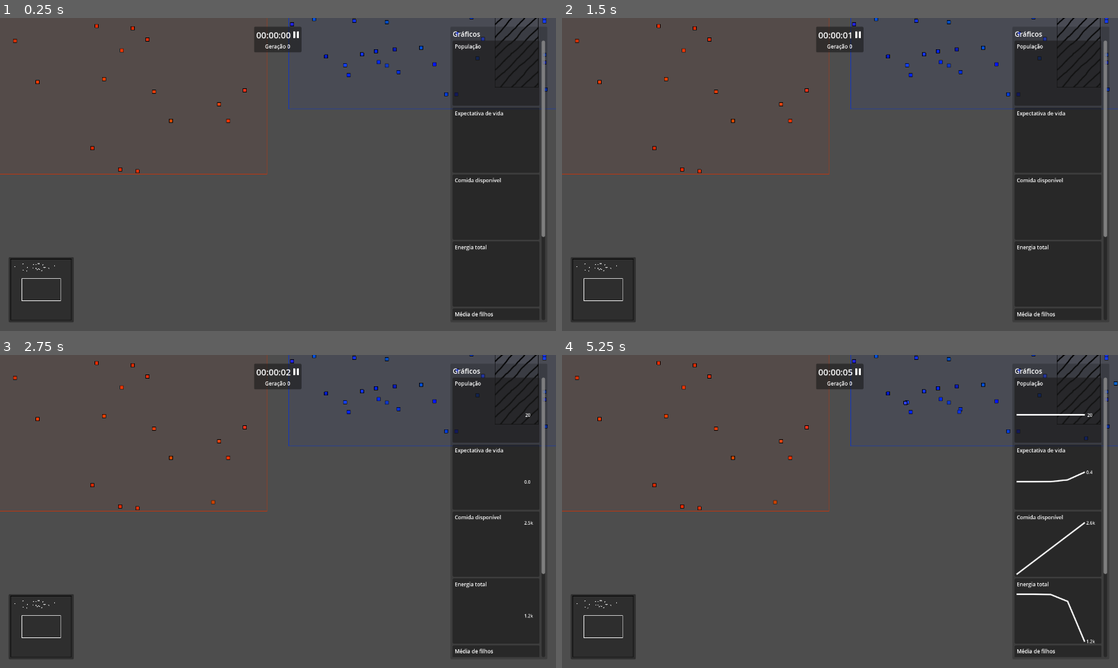
Above: before the commit, frames 1-4 (two rows, left to right).
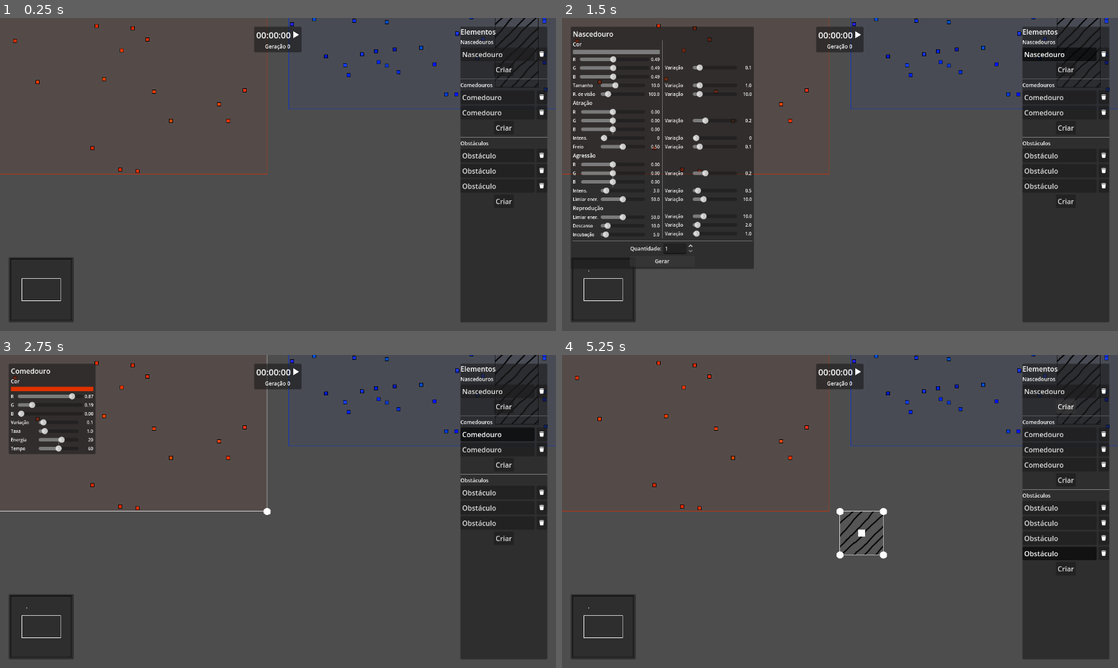
Above: after the commit, the same moments.

Repository: rodrigo-borges/attract-repel
Game: Godot game, scene res://world/world.tscn
Same seed, same stepped clock (60 frames per second), same inputs: the game is played once before the commit and once after it. The project has no main scene, so this scene is started directly.
Inputs (mouse positions are in pixels of both pictures, inside the frame that each line leads up to):
- Up to frame 1 (0.25 s): no input
- Up to frame 2 (1.5 s): click (1056, 55) at 0.5 s, where only the run after the commit has a clickable "Nascedouro"; click (662, 262) at 1.25 s, where only the run after the commit has a clickable "Gerar"
- Up to frame 3 (2.75 s): click (494, 433) at 2 s, where only the run after the commit has a clickable "Comedouro"
- Up to frame 4 (5.25 s): click (1067, 464) at 2.75 s, where only the run after the commit has a clickable "Criar"; click (1056, 508) at 3.5 s, where only the run after the commit has a clickable "Obstáculo"; click (1067, 552) at 4.25 s, where only the run after the commit has a clickable "Criar"; click (1067, 405) at 5 s, where only the run after the commit has a clickable "Criar"

The runs differ from the first frame. In frame 1, 2.9% of the frame differs, in the area x 2-99%, y 3-97%; in frame 2, 27%, in the area x 1-99%, y 2-97%; in frame 3, 7.5%; in frame 4, 3.9%.

Commit message:
Permite alterar configurações de nascedouros

Diff:
--- a/creature_card/creature_card.tscn
+++ b/creature_card/creature_card.tscn
@@ -78,7 +78,7 @@
 
 [node name="Color" parent="MarginContainer/VBoxContainer/Genetics" instance=ExtResource("1_yku8q")]
 layout_mode = 2
-editable = null
+title = "Cor"
 
 [node name="SizeRadius" parent="MarginContainer/VBoxContainer/Genetics" instance=ExtResource("4_khe27")]
 layout_mode = 2
@@ -137,6 +137,14 @@
 title_min_width = 60.0
 value_min_width = 30.0
 
+[node name="Brake" parent="MarginContainer/VBoxContainer/Genetics" instance=ExtResource("4_khe27")]
+layout_mode = 2
+title = "Freio"
+value = 0.5
+min_value = 0.0
+title_min_width = 60.0
+value_min_width = 30.0
+
 [node name="Aggression" parent="MarginContainer/VBoxContainer/Genetics" instance=ExtResource("2_n27h6")]
 layout_mode = 2
 title = "Agressão"
@@ -158,14 +166,6 @@
 title = "Limiar ener."
 min_value = 0.0
 max_value = 100.0
-title_min_width = 60.0
-value_min_width = 30.0
-
-[node name="Brake" parent="MarginContainer/VBoxContainer/Genetics" instance=ExtResource("4_khe27")]
-layout_mode = 2
-title = "Freio"
-value = 0.5
-min_value = 0.0
 title_min_width = 60.0
 value_min_width = 30.0
 
--- a/creature_card/value_ui.tscn
+++ b/creature_card/value_ui.tscn
@@ -17,6 +17,7 @@
 [node name="Slider" type="HSlider" parent="."]
 layout_mode = 2
 size_flags_horizontal = 3
+size_flags_vertical = 4
 focus_mode = 0
 min_value = -1.0
 max_value = 1.0
--- a/creature_card/vector3_ui.gd
+++ b/creature_card/vector3_ui.gd
@@ -1,6 +1,8 @@
 @tool
 extends Control
 class_name Vector3UI
+
+signal value_changed()
 
 @export var vec:Vector3:
 	set(value): vec = value; update_sliders()
@@ -22,6 +24,8 @@
 	set(value): min_value = value; update()
 @export var max_value:float = 1.:
 	set(value): max_value = value; update()
+@export var editable:bool = false:
+	set(value): editable = value; update()
 @onready var title_label:Label = find_child("VectorName")
 @onready var x:ValueUI = find_child("VectorX")
 @onready var y:ValueUI = find_child("VectorY")
@@ -29,6 +33,10 @@
 
 
 func _ready() -> void:
+	x.value_changed.connect(_on_value_changed)
+	y.value_changed.connect(_on_value_changed)
+	z.value_changed.connect(_on_value_changed)
+	update_sliders()
 	update()
 
 func update_sliders() -> void:
@@ -52,3 +60,8 @@
 	ui.min_value = min_value
 	ui.max_value = max_value
 	ui.central_tick = central_tick
+	ui.editable = editable
+
+func _on_value_changed() -> void:
+	vec = Vector3(x.value, y.value, z.value)
+	value_changed.emit()
--- a/creature_spawner/creature_spawner.gd
+++ b/creature_spawner/creature_spawner.gd
@@ -8,7 +8,6 @@
 
 func _ready() -> void:
 	set_z_index(-2)
-	spawn_creatures()
 
 func _draw() -> void:
 	draw_rect(data.area, data.color_mean*Color(1.,1.,1.,.05))
@@ -17,10 +16,6 @@
 func update() -> void:
 	if data != null:
 		queue_redraw()
-
-func spawn_creatures() -> void:
-	for _i in data.amount:
-		spawn()
 
 func spawn() -> void:
 	var color:Color = data.color_mean + Color(randfn(0., data.color_std), randfn(0., data.color_std), randfn(0., data.color_std))
--- /dev/null
+++ b/creature_spawner/creature_spawner_card.gd
@@ -0,0 +1,118 @@
+@tool
+extends Control
+class_name CreatureSpawnerCard
+
+signal value_changed()
+signal spawn_pressed(amount:int)
+
+@export var data:CreatureSpawnerData
+
+@onready var color_mean:ColorUI = find_child("Color")
+@onready var color_std:ValueUI = find_child("ColorSTD")
+@onready var size_radius_mean:ValueUI = find_child("SizeRadius")
+@onready var size_radius_std:ValueUI = find_child("SizeRadiusSTD")
+@onready var sense_radius_mean:ValueUI = find_child("SenseRadius")
+@onready var sense_radius_std:ValueUI = find_child("SenseRadiusSTD")
+@onready var attraction_mean:Vector3UI = find_child("Attraction")
+@onready var attraction_std:ValueUI = find_child("AttractionSTD")
+@onready var aggression_mean:Vector3UI = find_child("Aggression")
+@onready var aggression_std:ValueUI = find_child("AggrSTD")
+@onready var aggression_intensity_mean:ValueUI = find_child("AggrIntensity")
+@onready var aggression_intensity_std:ValueUI = find_child("AggrIntensitySTD")
+@onready var aggression_energy_threshold_mean:ValueUI = find_child("AggrThresh")
+@onready var aggression_energy_threshold_std:ValueUI = find_child("AggrThreshSTD")
+@onready var reproduction_energy_threshold_mean:ValueUI = find_child("ReprThresh")
+@onready var reproduction_energy_threshold_std:ValueUI = find_child("ReprThreshSTD")
+@onready var reproduction_cooldown_mean:ValueUI = find_child("ReprCooldown")
+@onready var reproduction_cooldown_std:ValueUI = find_child("ReprCooldownSTD")
+@onready var brake_mean:ValueUI = find_child("Brake")
+@onready var brake_std:ValueUI = find_child("BrakeSTD")
+@onready var incubation_time_mean:ValueUI = find_child("IncubationTime")
+@onready var incubation_time_std:ValueUI = find_child("IncubationTimeSTD")
+
+@onready var spawn_amount:Range = find_child("SpawnAmount")
+@onready var spawn_bt:Button = find_child("SpawnBt")
+
+
+func _ready() -> void:
+	color_mean.value_changed.connect(_on_value_changed)
+	color_std.value_changed.connect(_on_value_changed)
+	size_radius_mean.value_changed.connect(_on_value_changed)
+	size_radius_std.value_changed.connect(_on_value_changed)
+	sense_radius_mean.value_changed.connect(_on_value_changed)
+	sense_radius_std.value_changed.connect(_on_value_changed)
+	attraction_mean.value_changed.connect(_on_value_changed)
+	attraction_std.value_changed.connect(_on_value_changed)
+	aggression_mean.value_changed.connect(_on_value_changed)
+	aggression_std.value_changed.connect(_on_value_changed)
+	aggression_intensity_mean.value_changed.connect(_on_value_changed)
+	aggression_intensity_std.value_changed.connect(_on_value_changed)
+	aggression_energy_threshold_mean.value_changed.connect(_on_value_changed)
+	aggression_energy_threshold_std.value_changed.connect(_on_value_changed)
+	reproduction_energy_threshold_mean.value_changed.connect(_on_value_changed)
+	reproduction_energy_threshold_std.value_changed.connect(_on_value_changed)
+	reproduction_cooldown_mean.value_changed.connect(_on_value_changed)
+	reproduction_cooldown_std.value_changed.connect(_on_value_changed)
+	brake_mean.value_changed.connect(_on_value_changed)
+	brake_std.value_changed.connect(_on_value_changed)
+	incubation_time_mean.value_changed.connect(_on_value_changed)
+	incubation_time_std.value_changed.connect(_on_value_changed)
+	spawn_bt.pressed.connect(func(): spawn_pressed.emit(int(spawn_amount.value)))
+
+func set_data(new:CreatureSpawnerData) -> void:
+	data = new
+	update()
+
+func update() -> void:
+	if data != null:
+		color_mean.color = data.color_mean
+		color_std.value = data.color_std
+		size_radius_mean.value = data.size_radius_mean
+		size_radius_std.value = data.size_radius_std
+		sense_radius_mean.value = data.sense_radius_mean
+		sense_radius_std.value = data.sense_radius_std
+		attraction_mean.vec = data.attraction_mean
+		attraction_std.value = data.attraction_std
+		aggression_mean.vec = data.aggression_mean
+		aggression_std.value = data.aggression_std
+		aggression_intensity_mean.value = data.aggression_intensity_mean
+		aggression_intensity_std.value = data.aggression_intensity_std
+		aggression_energy_threshold_mean.value = data.aggression_energy_threshold_mean
+		aggression_energy_threshold_std.value = data.aggression_energy_threshold_std
+		reproduction_energy_threshold_mean.value = data.reproduction_energy_threshold_mean
+		reproduction_energy_threshold_std.value = data.reproduction_energy_threshold_std
+		reproduction_cooldown_mean.value = data.reproduction_cooldown_mean
+		reproduction_cooldown_std.value = data.reproduction_cooldown_std
+		brake_mean.value = data.brake_mean
+		brake_std.value = data.brake_std
+		incubation_time_mean.value = data.incubation_time_mean
+		incubation_time_std.value = data.incubation_time_std
+
+func update_data() -> void:
+	if data != null:
+		data.color_mean = color_mean.color
+		data.color_std = color_std.value
+		data.size_radius_mean = size_radius_mean.value
+		data.size_radius_std = size_radius_std.value
+		data.sense_radius_mean = sense_radius_mean.value
+		data.sense_radius_std = sense_radius_std.value
+		data.attraction_mean = attraction_mean.vec
+		data.attraction_std = attraction_std.value
+		data.aggression_mean = aggression_mean.vec
+		data.aggression_std = aggression_std.value
+		data.aggression_intensity_mean = aggression_intensity_mean.value
+		data.aggression_intensity_std = aggression_intensity_std.value
+		data.aggression_energy_threshold_mean = aggression_energy_threshold_mean.value
+		data.aggression_energy_threshold_std = aggression_energy_threshold_std.value
+		data.reproduction_energy_threshold_mean = reproduction_energy_threshold_mean.value
+		data.reproduction_energy_threshold_std = reproduction_energy_threshold_std.value
+		data.reproduction_cooldown_mean = reproduction_cooldown_mean.value
+		data.reproduction_cooldown_std = reproduction_cooldown_std.value
+		data.brake_mean = brake_mean.value
+		data.brake_std = brake_std.value
+		data.incubation_time_mean = incubation_time_mean.value
+		data.incubation_time_std = incubation_time_std.value
+
+func _on_value_changed() -> void:
+	update_data()
+	value_changed.emit()
--- /dev/null
+++ b/creature_spawner/creature_spawner_card.tscn
@@ -0,0 +1,328 @@
+[gd_scene load_steps=7 format=3 uid="uid://c238lbc20111h"]
+
+[ext_resource type="PackedScene" uid="uid://bdhcqi3n33rlo" path="res://creature_card/color_ui.tscn" id="1_icb6f"]
+[ext_resource type="Script" uid="uid://o60cslwx276p" path="res://creature_spawner/creature_spawner_card.gd" id="1_jl306"]
+[ext_resource type="PackedScene" uid="uid://d2gua8cqell5g" path="res://creature_card/value_ui.tscn" id="2_jl306"]
+[ext_resource type="PackedScene" uid="uid://tfnus5sdeeeb" path="res://creature_card/vector3_ui.tscn" id="3_11h2l"]
+[ext_resource type="LabelSettings" uid="uid://bse0aa8ieynyj" path="res://world/hud/category_label_setting.tres" id="4_76xvv"]
+
+[sub_resource type="Theme" id="Theme_icb6f"]
+default_font_size = 12
+
+[node name="CreatureSpawnerCard" type="PanelContainer"]
+offset_right = 40.0
+offset_bottom = 40.0
+script = ExtResource("1_jl306")
+
+[node name="MarginContainer" type="MarginContainer" parent="."]
+layout_mode = 2
+theme_override_constants/margin_left = 5
+theme_override_constants/margin_top = 5
+theme_override_constants/margin_right = 5
+theme_override_constants/margin_bottom = 5
+
+[node name="VBoxContainer" type="VBoxContainer" parent="MarginContainer"]
+layout_mode = 2
+
+[node name="Label" type="Label" parent="MarginContainer/VBoxContainer"]
+layout_mode = 2
+text = "Nascedouro"
+
+[node name="HBoxContainer" type="HBoxContainer" parent="MarginContainer/VBoxContainer"]
+layout_mode = 2
+
+[node name="VBoxContainer" type="VBoxContainer" parent="MarginContainer/VBoxContainer/HBoxContainer"]
+custom_minimum_size = Vector2(200, 0)
+layout_mode = 2
+
+[node name="Color" parent="MarginContainer/VBoxContainer/HBoxContainer/VBoxContainer" instance=ExtResource("1_icb6f")]
+layout_mode = 2
+title = "Cor"
+editable = true
+
+[node name="SizeRadius" parent="MarginContainer/VBoxContainer/HBoxContainer/VBoxContainer" instance=ExtResource("2_jl306")]
+layout_mode = 2
+title = "Tamanho"
+format_string = "%.1f"
+value = 1.0
+min_value = 1.0
+max_value = 30.0
+editable = true
+title_min_width = 60.0
+value_min_width = 30.0
+
+[node name="SenseRadius" parent="MarginContainer/VBoxContainer/HBoxContainer/VBoxContainer" instance=ExtResource("2_jl306")]
+layout_mode = 2
+title = "R. de visão"
+format_string = "%.1f"
+value = 100.0
+min_value = 50.0
+max_value = 500.0
+editable = true
+title_min_width = 60.0
+value_min_width = 30.0
+
+[node name="Attraction" parent="MarginContainer/VBoxContainer/HBoxContainer/VBoxContainer" instance=ExtResource("3_11h2l")]
+layout_mode = 2
+title = "Atração"
+x_title = "R"
+y_title = "G"
+z_title = "B"
+editable = true
+
+[node name="Intensity" parent="MarginContainer/VBoxContainer/HBoxContainer/VBoxContainer" instance=ExtResource("2_jl306")]
+layout_mode = 2
+title = "Intens."
+value = 1.0
+min_value = 1.0
+max_value = 30.0
+editable = true
+title_min_width = 60.0
+value_min_width = 30.0
+
+[node name="Brake" parent="MarginContainer/VBoxContainer/HBoxContainer/VBoxContainer" instance=ExtResource("2_jl306")]
+layout_mode = 2
+title = "Freio"
+value = 0.5
+min_value = 0.0
+editable = true
+title_min_width = 60.0
+value_min_width = 30.0
+
+[node name="Aggression" parent="MarginContainer/VBoxContainer/HBoxContainer/VBoxContainer" instance=ExtResource("3_11h2l")]
+layout_mode = 2
+title = "Agressão"
+x_title = "R"
+y_title = "G"
+z_title = "B"
+editable = true
+
+[node name="AggrIntensity" parent="MarginContainer/VBoxContainer/HBoxContainer/VBoxContainer" instance=ExtResource("2_jl306")]
+layout_mode = 2
+title = "Intens."
+format_string = "%.1f"
+value = 1.0
+min_value = 1.0
+max_value = 30.0
+editable = true
+title_min_width = 60.0
+value_min_width = 30.0
+
+[node name="AggrThresh" parent="MarginContainer/VBoxContainer/HBoxContainer/VBoxContainer" instance=ExtResource("2_jl306")]
+layout_mode = 2
+title = "Limiar ener."
+format_string = "%.1f"
+min_value = 0.0
+max_value = 100.0
+editable = true
+title_min_width = 60.0
+value_min_width = 30.0
+
+[node name="Label" type="Label" parent="MarginContainer/VBoxContainer/HBoxContainer/VBoxContainer"]
+layout_mode = 2
+text = "Reprodução"
+label_settings = ExtResource("4_76xvv")
+
+[node name="ReprThresh" parent="MarginContainer/VBoxContainer/HBoxContainer/VBoxContainer" instance=ExtResource("2_jl306")]
+layout_mode = 2
+title = "Limiar ener."
+format_string = "%.1f"
+min_value = 0.0
+max_value = 100.0
+editable = true
+title_min_width = 60.0
+value_min_width = 30.0
+
+[node name="ReprCooldown" parent="MarginContainer/VBoxContainer/HBoxContainer/VBoxContainer" instance=ExtResource("2_jl306")]
+layout_mode = 2
+title = "Descanso"
+format_string = "%.1f"
+value = 10.0
+min_value = 0.0
+max_value = 100.0
+editable = true
+title_min_width = 60.0
+value_min_width = 30.0
+
+[node name="IncubationTime" parent="MarginContainer/VBoxContainer/HBoxContainer/VBoxContainer" instance=ExtResource("2_jl306")]
+layout_mode = 2
+title = "Incubação"
+format_string = "%.1f"
+value = 10.0
+min_value = 0.0
+max_value = 100.0
+editable = true
+title_min_width = 60.0
+value_min_width = 30.0
+
+[node name="VSeparator" type="VSeparator" parent="MarginContainer/VBoxContainer/HBoxContainer"]
+layout_mode = 2
+
+[node name="VBoxContainer2" type="VBoxContainer" parent="MarginContainer/VBoxContainer/HBoxContainer"]
+custom_minimum_size = Vector2(200, 0)
+layout_mode = 2
+
+[node name="Control" type="Control" parent="MarginContainer/VBoxContainer/HBoxContainer/VBoxContainer2"]
+custom_minimum_size = Vector2(0, 30)
+layout_mode = 2
+
+[node name="ColorSTD" parent="MarginContainer/VBoxContainer/HBoxContainer/VBoxContainer2" instance=ExtResource("2_jl306")]
+custom_minimum_size = Vector2(0, 57)
+layout_mode = 2
+title = "Variação"
+format_string = "%.1f"
+min_value = 0.0
+editable = true
+title_min_width = 60.0
+value_min_width = 30.0
+
+[node name="SizeRadiusSTD" parent="MarginContainer/VBoxContainer/HBoxContainer/VBoxContainer2" instance=ExtResource("2_jl306")]
+layout_mode = 2
+title = "Variação"
+format_string = "%.1f"
+min_value = 0.0
+max_value = 10.0
+editable = true
+title_min_width = 60.0
+value_min_width = 30.0
+
+[node name="SenseRadiusSTD" parent="MarginContainer/VBoxContainer/HBoxContainer/VBoxContainer2" instance=ExtResource("2_jl306")]
+layout_mode = 2
+title = "Variação"
+format_string = "%.1f"
+min_value = 0.0
+max_value = 100.0
+editable = true
+title_min_width = 60.0
+value_min_width = 30.0
+
+[node name="Control2" type="Control" parent="MarginContainer/VBoxContainer/HBoxContainer/VBoxContainer2"]
+custom_minimum_size = Vector2(0, 18)
+layout_mode = 2
+
+[node name="AttractionSTD" parent="MarginContainer/VBoxContainer/HBoxContainer/VBoxContainer2" instance=ExtResource("2_jl306")]
+custom_minimum_size = Vector2(0, 55)
+layout_mode = 2
+title = "Variação"
+format_string = "%.1f"
+min_value = 0.0
+editable = true
+title_min_width = 60.0
+value_min_width = 30.0
+
+[node name="IntensitySTD" parent="MarginContainer/VBoxContainer/HBoxContainer/VBoxContainer2" instance=ExtResource("2_jl306")]
+layout_mode = 2
+title = "Variação"
+format_string = "%.1f"
+min_value = 0.0
+max_value = 10.0
+editable = true
+title_min_width = 60.0
+value_min_width = 30.0
+
+[node name="BrakeSTD" parent="MarginContainer/VBoxContainer/HBoxContainer/VBoxContainer2" instance=ExtResource("2_jl306")]
+layout_mode = 2
+title = "Variação"
+format_string = "%.1f"
+min_value = 0.0
+editable = true
+title_min_width = 60.0
+value_min_width = 30.0
+
+[node name="Control3" type="Control" parent="MarginContainer/VBoxContainer/HBoxContainer/VBoxContainer2"]
+custom_minimum_size = Vector2(0, 18)
+layout_mode = 2
+
+[node name="AggrSTD" parent="MarginContainer/VBoxContainer/HBoxContainer/VBoxContainer2" instance=ExtResource("2_jl306")]
+custom_minimum_size = Vector2(0, 55)
+layout_mode = 2
+title = "Variação"
+format_string = "%.1f"
+min_value = 0.0
+editable = true
+title_min_width = 60.0
+value_min_width = 30.0
+
+[node name="AggrIntensitySTD" parent="MarginContainer/VBoxContainer/HBoxContainer/VBoxContainer2" instance=ExtResource("2_jl306")]
+layout_mode = 2
+title = "Variação"
+format_string = "%.1f"
+min_value = 0.0
+max_value = 10.0
+editable = true
+title_min_width = 60.0
+value_min_width = 30.0
+
+[node name="AggrThreshSTD" parent="MarginContainer/VBoxContainer/HBoxContainer/VBoxContainer2" instance=ExtResource("2_jl306")]
+layout_mode = 2
+title = "Variação"
+format_string = "%.1f"
+min_value = 0.0
+max_value = 50.0
+editable = true
+title_min_width = 60.0
+value_min_width = 30.0
+
+[node name="Control4" type="Control" parent="MarginContainer/VBoxContainer/HBoxContainer/VBoxContainer2"]
+custom_minimum_size = Vector2(0, 15)
+layout_mode = 2
+
+[node name="ReprThreshSTD" parent="MarginContainer/VBoxContainer/HBoxContainer/VBoxContainer2" instance=ExtResource("2_jl306")]
+layout_mode = 2
+title = "Variação"
+format_string = "%.1f"
+min_value = 0.0
+max_value = 50.0
+editable = true
+title_min_width = 60.0
+value_min_width = 30.0
+
+[node name="ReprCooldownSTD" parent="MarginContainer/VBoxContainer/HBoxContainer/VBoxContainer2" instance=ExtResource("2_jl306")]
+layout_mode = 2
+title = "Variação"
+format_string = "%.1f"
+min_value = 0.0
+max_value = 50.0
+editable = true
+title_min_width = 60.0
+value_min_width = 30.0
+
+[node name="IncubationTimeSTD" parent="MarginContainer/VBoxContainer/HBoxContainer/VBoxContainer2" instance=ExtResource("2_jl306")]
+layout_mode = 2
+title = "Variação"
+format_string = "%.1f"
+min_value = 0.0
+max_value = 50.0
+editable = true
+title_min_width = 60.0
+value_min_width = 30.0
+
+[node name="HSeparator" type="HSeparator" parent="MarginContainer/VBoxContainer"]
+layout_mode = 2
+
+[node name="VBoxContainer" type="VBoxContainer" parent="MarginContainer/VBoxContainer"]
+layout_mode = 2
+
+[node name="HBoxContainer2" type="HBoxContainer" parent="MarginContainer/VBoxContainer/VBoxContainer"]
+layout_mode = 2
+size_flags_horizontal = 4
+
+[node name="Label" type="Label" parent="MarginContainer/VBoxContainer/VBoxContainer/HBoxContainer2"]
+layout_mode = 2
+text = "Quantidade:"
+label_settings = ExtResource("4_76xvv")
+
+[node name="SpawnAmount" type="SpinBox" parent="MarginContainer/VBoxContainer/VBoxContainer/HBoxContainer2"]
+layout_mode = 2
+theme = SubResource("Theme_icb6f")
+min_value = 1.0
+value = 1.0
+rounded = true
+
+[node name="SpawnBt" type="Button" parent="MarginContainer/VBoxContainer/VBoxContainer"]
+custom_minimum_size = Vector2(150, 0)
+layout_mode = 2
+size_flags_horizontal = 4
+focus_mode = 0
+theme_override_font_sizes/font_size = 12
+text = "Gerar"
--- a/creature_spawner/creature_spawner_data.gd
+++ b/creature_spawner/creature_spawner_data.gd
@@ -2,7 +2,6 @@
 class_name CreatureSpawnerData
 
 @export var area:Rect2
-@export var amount:int
 @export var color_mean:Color
 @export var color_std:float
 @export var size_radius_mean:float
--- a/world/world.gd
+++ b/world/world.gd
@@ -21,6 +21,7 @@
 @onready var create_c_spawner_bt:Button = find_child("CreateCSpawnerBt")
 @onready var create_f_spawner_bt:Button = find_child("CreateFSpawnerBt")
 @onready var create_obstacle_bt:Button = find_child("CreateObstacleBt")
+@onready var creature_spawner_card:CreatureSpawnerCard = find_child("CreatureSpawnerCard")
 @onready var food_spawner_card:FoodSpawnerCard = find_child("FoodSpawnerCard")
 var selected_world_element:Node2D
 var world_element_selector:WorldElementSelector
@@ -104,11 +105,13 @@
 	camera.set_position(data.area.position + data.area.size/2.)
 	camera.zoom_changed.connect(_on_world_camera_zoom_changed)
 
+	creature_spawner_card.value_changed.connect(_on_creature_spawner_card_updated)
+	creature_spawner_card.spawn_pressed.connect(_on_creature_spawner_spawn_pressed)
 	food_spawner_card.value_changed.connect(_on_food_spawner_card_updated)
 	create_f_spawner_bt.pressed.connect(create_food_spawner)
 	create_obstacle_bt.pressed.connect(create_obstacle)
 
-	toggle_sim_mode()
+	toggle_edit_mode()
 
 func _process(_delta: float) -> void:
 	pass
@@ -354,6 +357,9 @@
 		if element is FoodSpawner:
 			food_spawner_card.set_data(element.data)
 			food_spawner_card.set_visible(true)
+		elif element is CreatureSpawner:
+			creature_spawner_card.set_data(element.data)
+			creature_spawner_card.set_visible(true)
 
 func deselect_world_element() -> void:
 	if selected_world_element != null:
@@ -361,10 +367,11 @@
 			editable_rect.queue_free()
 			editable_rect = null
 		selected_world_element = null
-		food_spawner_card.set_visible(false)
 	if world_element_selector != null:
 		world_element_selector.select_button.set_pressed_no_signal(false)
 		world_element_selector = null
+	creature_spawner_card.set_visible(false)
+	food_spawner_card.set_visible(false)
 
 func create_world_element_selector(element:Node2D, _data:Resource, text:String) -> WorldElementSelector:
 	var selector = WorldElementSelector.create(_data)
@@ -379,6 +386,15 @@
 	else:
 		if selected_world_element == world_element:
 			deselect_world_element()
+
+func _on_creature_spawner_card_updated() -> void:
+	if selected_world_element is CreatureSpawner:
+		selected_world_element.update()
+
+func _on_creature_spawner_spawn_pressed(amount:int) -> void:
+	if selected_world_element is CreatureSpawner:
+		for i in amount:
+			selected_world_element.spawn()
 
 func _on_food_spawner_card_updated() -> void:
 	if selected_world_element is FoodSpawner:
@@ -437,6 +453,5 @@
 func toggle_sim_mode() -> void:
 	deselect_world_element()
 	world_elements_container.set_visible(false)
-	food_spawner_card.set_visible(false)
 	charts.set_visible(true)
 	game_mode = "sim"
--- a/world/world.tscn
+++ b/world/world.tscn
@@ -15,11 +15,11 @@
 [ext_resource type="PackedScene" uid="uid://4ucbadkjd5g2" path="res://family_tree/family_tree.tscn" id="8_ugd32"]
 [ext_resource type="PackedScene" uid="uid://cvf7yf84caxyx" path="res://food_spawner/food_spawner_card.tscn" id="13_b2suy"]
 [ext_resource type="LabelSettings" uid="uid://bse0aa8ieynyj" path="res://world/hud/category_label_setting.tres" id="14_dqqhb"]
+[ext_resource type="PackedScene" uid="uid://c238lbc20111h" path="res://creature_spawner/creature_spawner_card.tscn" id="14_h8lre"]
 
 [sub_resource type="Resource" id="Resource_ov2xu"]
 script = ExtResource("2_ov2xu")
 area = Rect2(100, 100, 1800, 300)
-amount = 20
 color_mean = Color(0.485703, 0.485704, 0.485703, 1)
 color_std = 0.1
 size_radius_mean = 10.0
@@ -222,6 +222,12 @@
 size_flags_horizontal = 0
 size_flags_vertical = 0
 
+[node name="CreatureSpawnerCard" parent="HUD/MarginContainer" instance=ExtResource("14_h8lre")]
+visible = false
+layout_mode = 2
+size_flags_horizontal = 0
+size_flags_vertical = 0
+
 [node name="TreeContainer" type="PanelContainer" parent="HUD/MarginContainer"]
 layout_mode = 2
 size_flags_horizontal = 4
Not shown, added: creature_spawner/creature_spawner_card.gd.uid
Not shown: 1 places in world/world.tscn that only renumber resources
